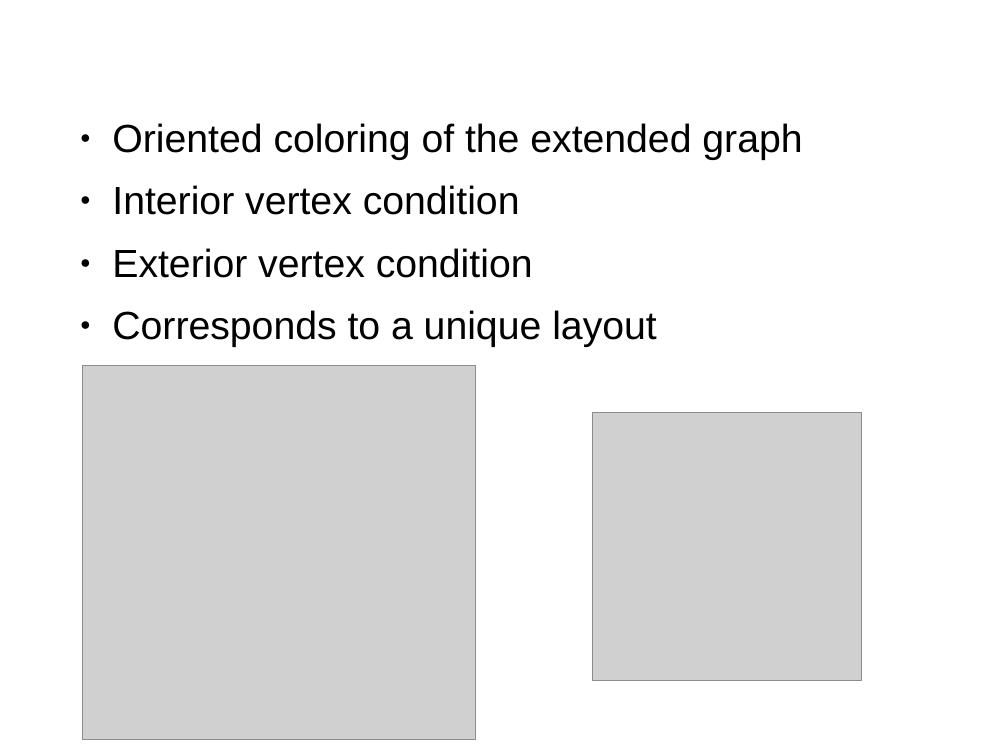
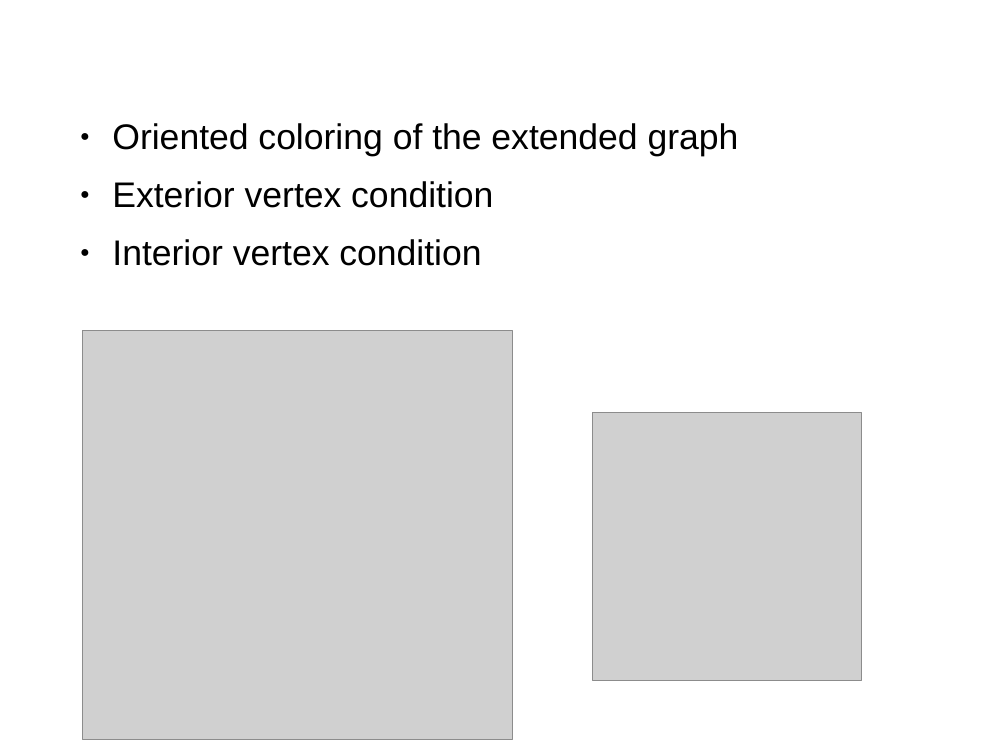
Before and after one commit to SanderBeekhuis/area-universal-duals, a slide deck: slide 15 of midtermtalk/talk.odp (slide 7 before the commit). Drawn at 1008x756 pixels with LibreOffice and Linux fonts; fonts in the diff are those of the drawing; grey boxes stand for pictures; background and template pictures are left out. Boxes give left, top, right and bottom in pixels: in the first picture for what was removed or moved away, otherwise in the second. Text is boxed around its words. In the diff, an @@ line names an element or a change of style, - is before the commit and + after.

```diff
--- a/midtermtalk/talk.odp
+++ b/midtermtalk/talk.odp
@@ text at (x1=112, y1=123, x2=739, y2=266): size 30.9 to 28 pt in "Oriented coloring of the extended graph", "Interior vertex condition" @@
@@ text at (x1=112, y1=181, x2=493, y2=208): paragraph added @@
+● Exterior vertex condition
@@ text at (x1=112, y1=248, x2=657, y2=347): paragraphs removed @@
-● Exterior vertex condition
-● Corresponds to a unique layout
@@ picture resized from (x1=82, y1=366, x2=476, y2=740) to (x1=82, y1=331, x2=512, y2=740) @@
```
Also in this commit, not shown: 15 other slides changed, 13 slides added, 6 slides removed, 36 other files.
